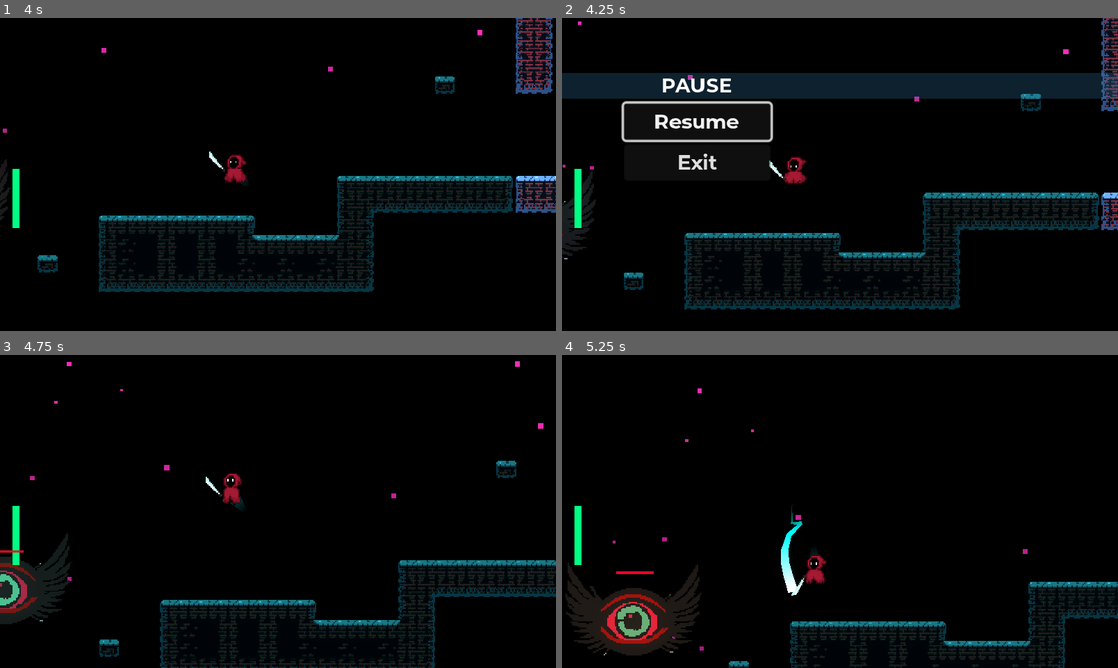
Above: before the commit, frames 1-4 (two rows, left to right).
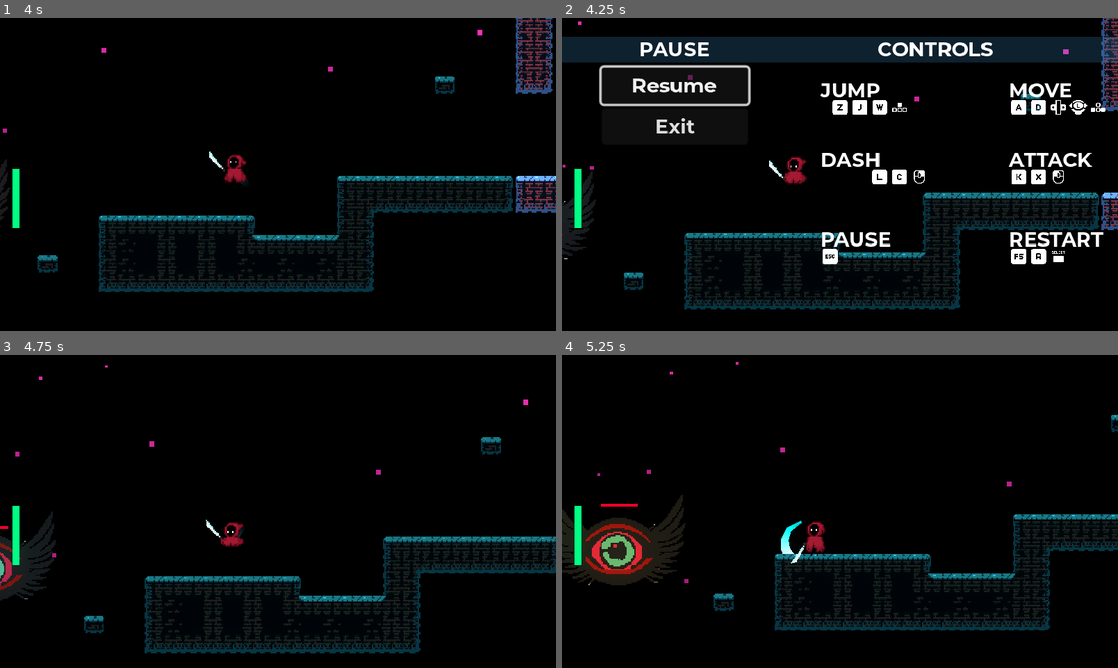
Above: after the commit, the same moments.

Repository: Driannn/AcerolaJam0
Game: Godot game, scene res://Scenes/Main scene/main_scene.tscn
Same seed, same stepped clock (60 frames per second), same inputs: the game is played once before the commit and once after it.
Inputs (mouse positions are in pixels of both pictures, inside the frame that each line leads up to):
- Up to frame 1 (4 s): tap Enter (ui_accept) at 0.5 s; move the mouse to (400, 158) at 0.52 s; hold D (move_right) 0.53-1.28 s; tap X (attack) at 0.6, 2.85 s; click (400, 158) at 0.67 s; tap Space (jump) at 0.77, 1.52, 3.02, 3.77 s; move the mouse to (166, 190) at 1.27 s; hold S 1.28-2.03 s; tap C (dash) at 1.35, 3.6 s; click (166, 190) at 1.42 s; move the mouse to (333, 105) at 2.02 s; hold D (move_right) 2.03-2.78 s; hold F 2.03-2.78 s; click (333, 105) at 2.17 s; move the mouse to (250, 237) at 2.77 s; hold W 2.78-3.53 s; click (250, 237) at 2.92 s; move the mouse to (444, 221) at 3.52 s; hold A (move_left) from 3.53 s (still down); click (444, 221) at 3.67 s
- Up to frame 2 (4.25 s): keep holding A (move_left); tap Escape (pause) at 4.15 s
- Up to frame 3 (4.75 s): keep holding A (move_left); move the mouse to (111, 464) at 4.27 s; tap F at 4.35 s; click (111, 464) at 4.42 s; tap Space (jump) at 4.52 s
- Up to frame 4 (5.25 s): move the mouse to (867, 511) at 5.02 s; release A (move_left) at 5.03 s; hold S from 5.03 s (still down); tap X (attack) at 5.1 s; click (867, 511) at 5.17 s

Frame 1 is identical in both runs. In frame 2, 21% of the frame differs, in the area x 0-100%, y 6-79%; in frame 3, 13%; in frame 4, 16%.

Commit message:
Controls screen wip

Diff:
--- a/Scenes/UI/pause_menu.tscn
+++ b/Scenes/UI/pause_menu.tscn
@@ -1,13 +1,34 @@
-[gd_scene load_steps=4 format=3 uid="uid://m5qqeskwgghk"]
+[gd_scene load_steps=24 format=3 uid="uid://m5qqeskwgghk"]
 
 [ext_resource type="Script" path="res://Scenes/UI/pause_menu.gd" id="1_63ibb"]
 [ext_resource type="FontFile" uid="uid://dl8ifxf7qv5ji" path="res://Assets/Fonts/Montserrat-Bold.otf" id="1_fvnia"]
+[ext_resource type="Texture2D" uid="uid://07v8b5wvdk1y" path="res://Assets/Icons/keyboard_a.png" id="3_01unj"]
+[ext_resource type="Texture2D" uid="uid://bswcin6r8innt" path="res://Assets/Icons/keyboard_d.png" id="4_xur7j"]
+[ext_resource type="Texture2D" uid="uid://btsah0q3jn2sv" path="res://Assets/Icons/switch_dpad_horizontal_outline.png" id="5_t47yh"]
+[ext_resource type="Texture2D" uid="uid://bqbx0a5j0nt8" path="res://Assets/Icons/steamdeck_stick_l_horizontal.png" id="6_4ha5c"]
+[ext_resource type="Texture2D" uid="uid://cqcm3bcltybyp" path="res://Assets/Icons/keyboard_arrows_horizontal_outline.png" id="7_qtk3d"]
+[ext_resource type="Texture2D" uid="uid://nc8b8l6sg26c" path="res://Assets/Icons/keyboard_f5.png" id="8_3gk24"]
+[ext_resource type="Texture2D" uid="uid://sg55d4rg2yml" path="res://Assets/Icons/keyboard_arrows_up_outline.png" id="8_xpxrr"]
+[ext_resource type="Texture2D" uid="uid://cu6dd5rqvv3jl" path="res://Assets/Icons/keyboard_w.png" id="9_1t8y4"]
+[ext_resource type="Texture2D" uid="uid://bcxccopcvvwp8" path="res://Assets/Icons/keyboard_x.png" id="9_aixkr"]
+[ext_resource type="Texture2D" uid="uid://bn30ogctghnfu" path="res://Assets/Icons/keyboard_j.png" id="10_g6s16"]
+[ext_resource type="Texture2D" uid="uid://y0dubtfschn4" path="res://Assets/Icons/mouse_left_outline.png" id="10_gdahw"]
+[ext_resource type="Texture2D" uid="uid://dj4nitmw0fkux" path="res://Assets/Icons/keyboard_c.png" id="10_gydik"]
+[ext_resource type="Texture2D" uid="uid://bs63i57okmmn8" path="res://Assets/Icons/keyboard_escape.png" id="11_sof87"]
+[ext_resource type="Texture2D" uid="uid://c6j5xulstgyxs" path="res://Assets/Icons/keyboard_r.png" id="12_1oov4"]
+[ext_resource type="Texture2D" uid="uid://75vqtnbd4vmg" path="res://Assets/Icons/keyboard_z.png" id="13_aarcg"]
+[ext_resource type="Texture2D" uid="uid://gan54okv4qi1" path="res://Assets/Icons/keyboard_l.png" id="14_q4mf8"]
+[ext_resource type="Texture2D" uid="uid://dhkyyie4rj8lp" path="res://Assets/Icons/keyboard_k.png" id="14_y8ieu"]
+[ext_resource type="Texture2D" uid="uid://d2jjjpjbjva5l" path="res://Assets/Icons/mouse_right_outline.png" id="19_qyedj"]
+[ext_resource type="Texture2D" uid="uid://cv68r16exemex" path="res://Assets/Icons/playstation3_button_select.png" id="21_fg5rs"]
 
 [sub_resource type="StyleBoxLine" id="StyleBoxLine_ee35v"]
 color = Color(0.231373, 0.545098, 0.768627, 0.239216)
 grow_begin = 300.0
 grow_end = 300.0
 thickness = 21
+
+[sub_resource type="StyleBoxEmpty" id="StyleBoxEmpty_raoul"]
 
 [node name="PauseMenu" type="Control"]
 process_mode = 2
@@ -24,10 +45,10 @@
 anchors_preset = 4
 anchor_top = 0.5
 anchor_bottom = 0.5
-offset_left = 50.0
-offset_top = -82.0
-offset_right = 168.0
-offset_bottom = 82.0
+offset_left = 32.0
+offset_top = -111.0
+offset_right = 150.0
+offset_bottom = 53.0
 grow_vertical = 2
 theme_override_styles/panel = SubResource("StyleBoxLine_ee35v")
 
@@ -67,5 +88,173 @@
 theme_override_fonts/font = ExtResource("1_fvnia")
 text = "Exit"
 
+[node name="Panel2" type="Panel" parent="."]
+layout_mode = 1
+anchors_preset = 15
+anchor_right = 1.0
+anchor_bottom = 1.0
+grow_horizontal = 2
+grow_vertical = 2
+theme_override_styles/panel = SubResource("StyleBoxEmpty_raoul")
+
+[node name="Controls" type="Label" parent="Panel2"]
+layout_mode = 2
+offset_left = 242.0
+offset_top = 15.0
+offset_right = 360.0
+offset_bottom = 36.0
+theme_override_fonts/font = ExtResource("1_fvnia")
+text = "CONTROLS"
+horizontal_alignment = 1
+
+[node name="Move" type="Label" parent="Panel2"]
+layout_mode = 2
+offset_left = 360.0
+offset_top = 48.0
+offset_right = 440.0
+offset_bottom = 69.0
+theme_override_fonts/font = ExtResource("1_fvnia")
+text = "MOVE"
+
+[node name="KeyboardA" type="Sprite2D" parent="Panel2"]
+position = Vector2(368, 72)
+scale = Vector2(0.125651, 0.125651)
+texture = ExtResource("3_01unj")
+
+[node name="KeyboardD" type="Sprite2D" parent="Panel2"]
+position = Vector2(384, 72)
+scale = Vector2(0.123643, 0.123643)
+texture = ExtResource("4_xur7j")
+
+[node name="SwitchDpadHorizontalOutline" type="Sprite2D" parent="Panel2"]
+position = Vector2(400, 72)
+scale = Vector2(0.127154, 0.127154)
+texture = ExtResource("5_t47yh")
+
+[node name="SteamdeckStickLHorizontal" type="Sprite2D" parent="Panel2"]
+position = Vector2(416, 72)
+scale = Vector2(0.12499, 0.12499)
+texture = ExtResource("6_4ha5c")
+
+[node name="KeyboardArrowsHorizontalOutline" type="Sprite2D" parent="Panel2"]
+position = Vector2(432, 72)
+scale = Vector2(0.123593, 0.123593)
+texture = ExtResource("7_qtk3d")
+
+[node name="Attack" type="Label" parent="Panel2"]
+layout_mode = 2
+offset_left = 360.0
+offset_top = 104.0
+offset_right = 440.0
+offset_bottom = 125.0
+theme_override_fonts/font = ExtResource("1_fvnia")
+text = "ATTACK"
+
+[node name="KeyboardK" type="Sprite2D" parent="Panel2"]
+position = Vector2(368, 128)
+scale = Vector2(0.123693, 0.123693)
+texture = ExtResource("14_y8ieu")
+
+[node name="KeyboardX" type="Sprite2D" parent="Panel2"]
+position = Vector2(384, 128)
+scale = Vector2(0.124491, 0.124491)
+texture = ExtResource("9_aixkr")
+
+[node name="MouseLeftOutline" type="Sprite2D" parent="Panel2"]
+position = Vector2(400, 128)
+scale = Vector2(0.122041, 0.122041)
+texture = ExtResource("10_gdahw")
+
+[node name="Restart" type="Label" parent="Panel2"]
+layout_mode = 2
+offset_left = 360.0
+offset_top = 168.0
+offset_right = 440.0
+offset_bottom = 189.0
+theme_override_fonts/font = ExtResource("1_fvnia")
+text = "RESTART"
+
+[node name="KeyboardF5" type="Sprite2D" parent="Panel2"]
+position = Vector2(368, 192)
+scale = Vector2(0.128569, 0.128569)
+texture = ExtResource("8_3gk24")
+
+[node name="KeyboardR" type="Sprite2D" parent="Panel2"]
+position = Vector2(384, 192)
+scale = Vector2(0.125835, 0.125835)
+texture = ExtResource("12_1oov4")
+
+[node name="Jump" type="Label" parent="Panel2"]
+layout_mode = 2
+offset_left = 208.0
+offset_top = 48.0
+offset_right = 265.0
+offset_bottom = 69.0
+theme_override_fonts/font = ExtResource("1_fvnia")
+text = "JUMP"
+
+[node name="KeyboardZ" type="Sprite2D" parent="Panel2"]
+position = Vector2(224, 72)
+scale = Vector2(0.124321, 0.124321)
+texture = ExtResource("13_aarcg")
+
+[node name="KeyboardArrowsUpOutline" type="Sprite2D" parent="Panel2"]
+position = Vector2(272, 72)
+scale = Vector2(0.128114, 0.128114)
+texture = ExtResource("8_xpxrr")
+
+[node name="KeyboardJ" type="Sprite2D" parent="Panel2"]
+position = Vector2(240, 72)
+scale = Vector2(0.126702, 0.126702)
+texture = ExtResource("10_g6s16")
+
+[node name="KeyboardW" type="Sprite2D" parent="Panel2"]
+position = Vector2(256, 72)
+scale = Vector2(0.121213, 0.121213)
+texture = ExtResource("9_1t8y4")
+
+[node name="Dash" type="Label" parent="Panel2"]
+layout_mode = 2
+offset_left = 208.0
+offset_top = 104.0
+offset_right = 265.0
+offset_bottom = 125.0
+theme_override_fonts/font = ExtResource("1_fvnia")
+text = "DASH"
+
+[node name="KeyboardC" type="Sprite2D" parent="Panel2"]
+position = Vector2(271.927, 128.02)
+scale = Vector2(0.125309, 0.125309)
+texture = ExtResource("10_gydik")
+
+[node name="KeyboardL" type="Sprite2D" parent="Panel2"]
+position = Vector2(255.927, 128.02)
+scale = Vector2(0.123858, 0.123858)
+texture = ExtResource("14_q4mf8")
+
+[node name="MouseRightOutline" type="Sprite2D" parent="Panel2"]
+position = Vector2(288, 128)
+scale = Vector2(0.121753, 0.121753)
+texture = ExtResource("19_qyedj")
+
+[node name="Pause" type="Label" parent="Panel2"]
+layout_mode = 2
+offset_left = 208.0
+offset_top = 168.0
+offset_right = 358.0
+offset_bottom = 189.0
+theme_override_fonts/font = ExtResource("1_fvnia")
+text = "PAUSE"
+
+[node name="KeyboardEscape" type="Sprite2D" parent="Panel2"]
+position = Vector2(216, 192)
+scale = Vector2(0.127268, 0.127268)
+texture = ExtResource("11_sof87")
+
+[node name="Playstation3ButtonSelect" type="Sprite2D" parent="."]
+position = Vector2(400, 192)
+scale = Vector2(0.12684, 0.12684)
+texture = ExtResource("21_fg5rs")
+
 [connection signal="pressed" from="Panel/VBoxContainer/Reusme" to="." method="_on_reusme_pressed"]
 [connection signal="pressed" from="Panel/VBoxContainer/Exit" to="." method="_on_exit_pressed"]
Binary file added: Assets/Icons/keyboard_a.png
Not shown, added: Assets/Icons/keyboard_a.png.import
Binary file added: Assets/Icons/keyboard_arrows_horizontal_outline.png
Not shown, added: Assets/Icons/keyboard_arrows_horizontal_outline.png.import
Binary file added: Assets/Icons/keyboard_arrows_up_outline.png
Not shown, added: Assets/Icons/keyboard_arrows_up_outline.png.import
Binary file added: Assets/Icons/keyboard_c.png
Not shown, added: Assets/Icons/keyboard_c.png.import
Binary file added: Assets/Icons/keyboard_d.png
Not shown, added: Assets/Icons/keyboard_d.png.import
Binary file added: Assets/Icons/keyboard_escape.png
Not shown, added: Assets/Icons/keyboard_escape.png.import
(and 40 more such lines)
